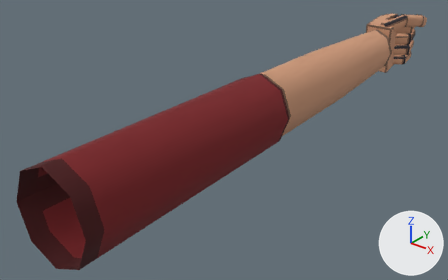
A saved change to the glTF model templates/models/arms/arm_bare_L.glb.
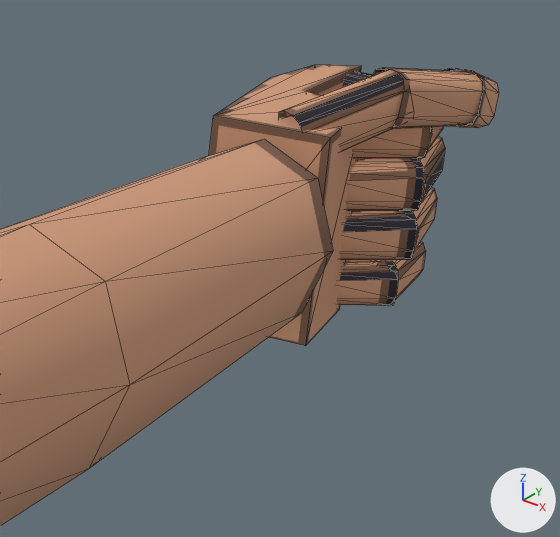
Each version appears first whole from a 50 mm camera at (0.385, -0.85, 0.285) aimed at (-0.041, -0.317, -0.045), and next in a close-up on the part from 72% to 98% of the width and 0% to 40% of the height. The axes (+X, +Y, +Z) are drawn at lower right. The lights are the same throughout. The older version's two pictures come first. The close-ups show mesh edges as thin lines. Vertices at exactly the same position are counted once.

In view in the first close-up: 'arm_bare_L mesh'.
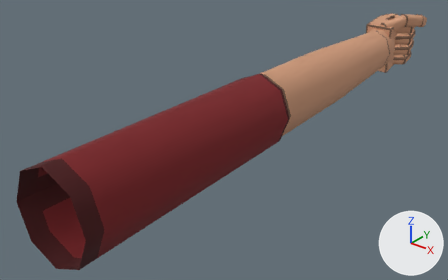
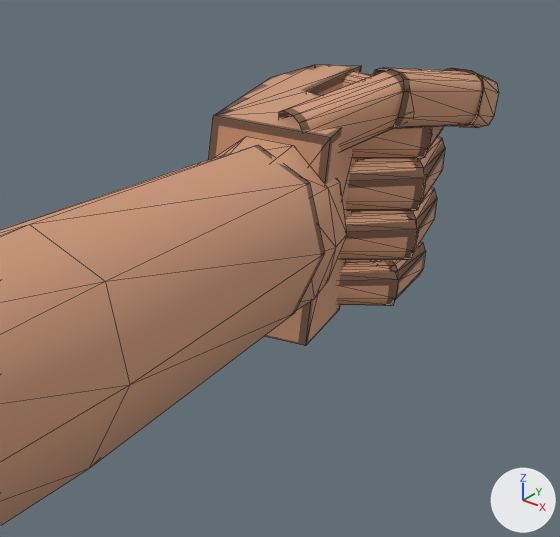
The change, as a diff of the scene's bpy script:
```diff
--- a/templates/models/arms/arm_bare_L.glb.py
+++ b/templates/models/arms/arm_bare_L.glb.py
@@ me_arm_bare_l @@
 # used by ob_arm_bare_l_mesh; location = (0.0, 0.0, 0.0)
-me_arm_bare_l.from_pydata(...)  # 414 vertices, 482 faces; spans x -0.046..0.046, y -0.6..0.088, z -0.05..0.05
+me_arm_bare_l.from_pydata(...)  # 484 vertices, 624 faces; spans x -0.046..0.046, y -0.6..0.088, z -0.05..0.05
+# me_arm_bare_l part 1: a new loose piece of 70 vertices spanning x -0.026..0.026, y -0.03..0.03, z -0.029..0.029, in mat_retro (picture img_image_0)
+# me_arm_bare_l part 2
+# 6 vertices are removed from x -0.019..0.027, y -0.004, z -0.022..0.031
+# 14 faces are deleted
+# 2 vertices move from x -0.027..0.0, y -0.004, z -0.031..0.0 to x -0.026..0.0, y -0.008, z -0.03..0.0
+# 6 vertices are added at (-0.018, -0.008, 0.021), (0.0, -0.008, 0.03), (0.018, -0.008, 0.021), (0.026, -0.008, 0.0), (0.018, -0.008, -0.021), (-0.018, -0.008, -0.021)
+# 20 new faces join them
+# me_arm_bare_l part 3: 410 kept faces spanning x -0.02..0.044, y 0.002..0.088, z -0.032..0.049 get new texture (UV) coordinates
 me_arm_bare_l.materials.append(mat_retro)
```

Pixel boxes (x1, y1, x2, y2) of what changed, in the close-ups (560 x 537 px; the box of a moved part takes in the faces that stretch with it):
part 1 of me_arm_bare_l, added (brown): after (215, 136, 347, 310)
part 2 of me_arm_bare_l, moved or reshaped: before (0, 139, 333, 468); after (0, 145, 325, 468)
part 3 of me_arm_bare_l, surface changed: (284, 67, 498, 306) in both
